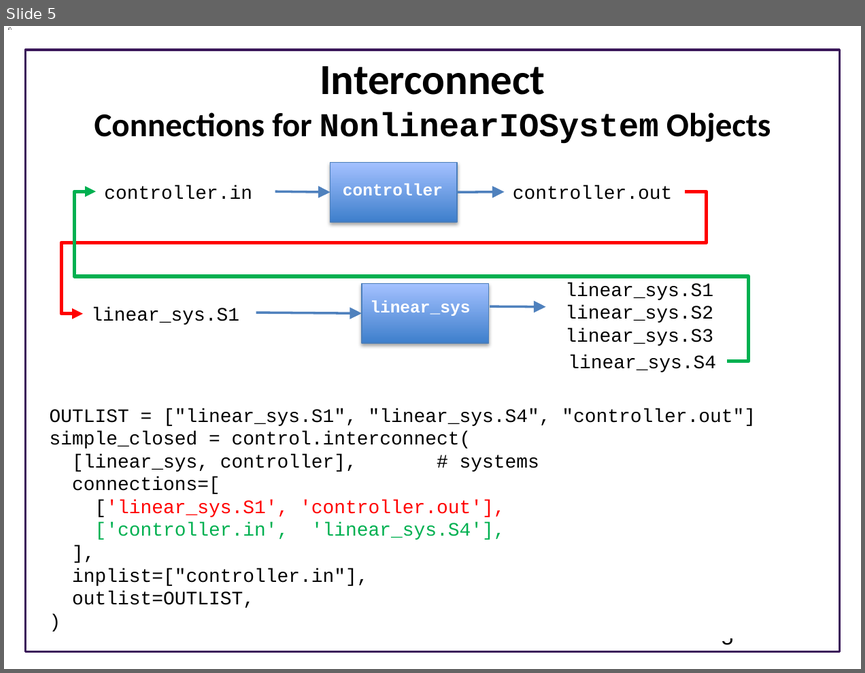
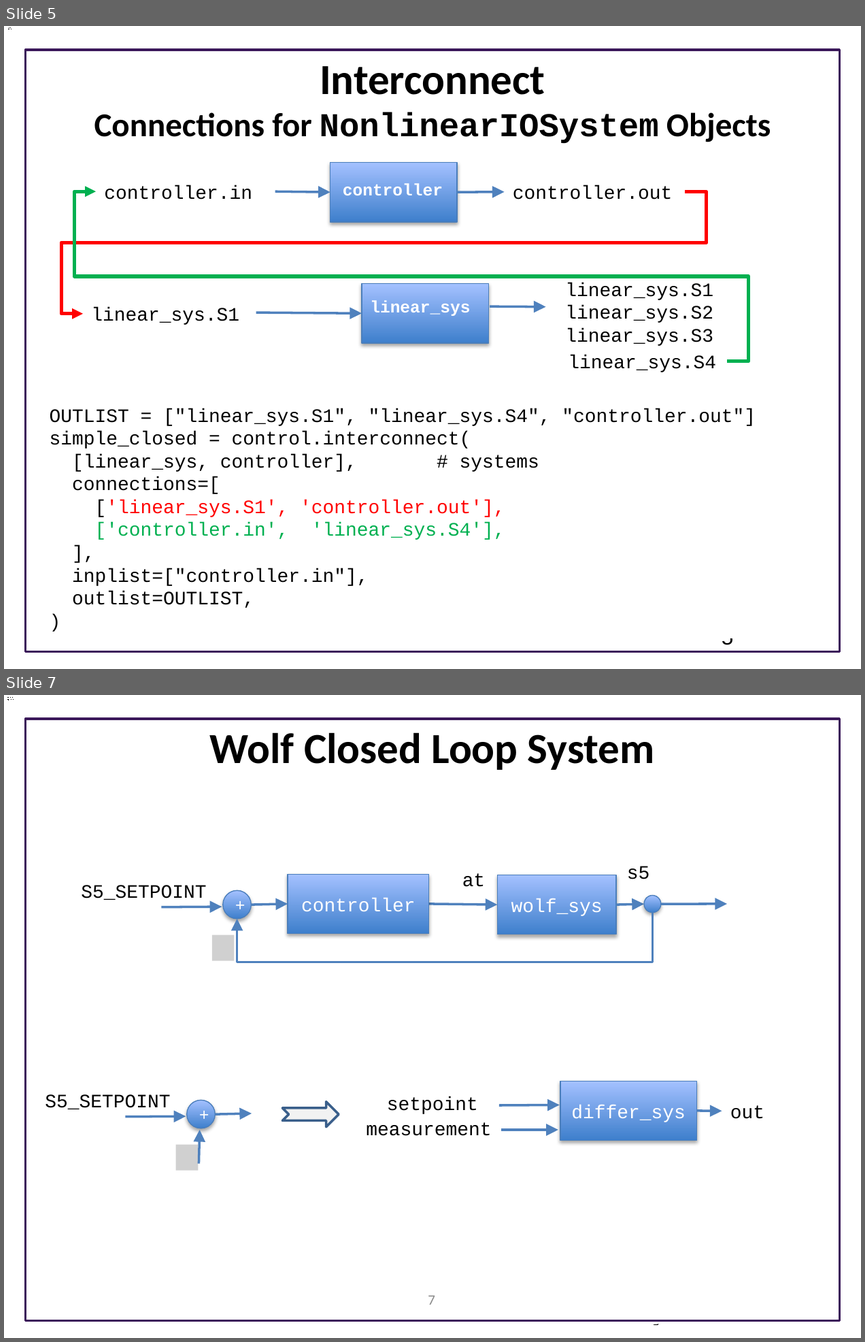
Before and after one commit to joseph-hellerstein/advanced-controls-lectures, a slide deck: classes/winter_2023/lectures/lecture_06-building-closed-loop-testbed/building_closed_loop_testbed.pptx. Shown one above the other, each under a label of ours: slide 5 before the commit, slides 5 and 7 after it; the slides between them are not shown. The pictures are 865x673 and 865x1342 pixels, drawn with LibreOffice and Linux fonts; fonts in the diff are those of the drawing; grey boxes stand for pictures; background and template pictures are left out. Boxes give left, top, right and bottom in pixels: in the first picture for what was removed or moved away, otherwise in the second. Text is boxed around its words. In the diff, an @@ line names an element or a change of style, - is before the commit and + after.

```diff
--- a/classes/winter_2023/lectures/lecture_06-building-closed-loop-testbed/building_closed_loop_testbed.pptx
+++ b/classes/winter_2023/lectures/lecture_06-building-closed-loop-testbed/building_closed_loop_testbed.pptx
@@ slide 7 added at <box>4,695,861,1338</box>, background #FFFFFF; not listed: 1 template element that a slide beside it also shows @@
@@ title added at <box>210,732,655,770</box>, 36 pt, text #000000, bold @@
+Wolf Closed Loop System
@@ rectangle added at <box>288,874,429,933</box>, fill gradient #3F80CE to #A4C4FF, outline #4B7EBC 0.75 pt, 16 pt, text #FFFFFF @@
+controller
@@ text added at <box>462,873,485,887</box>, 16 pt, text #000000 @@
+at
@@ rectangle added at <box>498,875,617,934</box>, fill gradient #3F80CE to #A4C4FF, outline #4B7EBC 0.75 pt, 16 pt, text #FFFFFF @@
+wolf_sys
@@ text added at <box>627,866,649,879</box>, 16 pt, text #000000 @@
+s5
@@ text added at <box>81,885,206,900</box>, 16 pt, text #000000 @@
+S5_SETPOINT
@@ ellipse added at <box>222,890,251,919</box>, fill gradient #3F80CE to #A4C4FF, outline #4B7EBC 0.75 pt, 14 pt, text #FFFFFF @@
++
@@ ellipse added at <box>644,896,661,913</box>, fill gradient #3F80CE to #A4C4FF, outline #4B7EBC 0.75 pt @@
@@ arrow added from (162, 906) to (222, 906), #4F81BD 2 pt @@
@@ elbow arrow added from (653, 913) to (237, 919), #4F81BD 1.5 pt @@
@@ arrow added from (251, 905) to (288, 904), #4F81BD 2 pt @@
@@ arrow added from (429, 904) to (498, 905), #4F81BD 2 pt @@
@@ arrow added from (616, 905) to (644, 904), #4F81BD 2 pt @@
@@ arrow added from (661, 904) to (727, 904), #4F81BD 2 pt @@
@@ picture added at <box>212,935,235,961</box> @@
@@ rectangle added at <box>560,1081,696,1140</box>, fill gradient #3F80CE to #A4C4FF, outline #4B7EBC 0.75 pt, 16 pt, text #FFFFFF @@
+differ_sys
@@ text added at <box>45,1094,170,1109</box>, 16 pt, text #000000 @@
+S5_SETPOINT
@@ ellipse added at <box>186,1100,215,1129</box>, fill gradient #3F80CE to #A4C4FF, outline #4B7EBC 0.75 pt, 14 pt, text #FFFFFF @@
++
@@ notched right arrow added at <box>283,1101,339,1126</box>, fill #F2F2F2, outline #3A5F8C 2 pt @@
@@ text added at <box>387,1096,478,1114</box>, 16 pt, text #000000 @@
+setpoint
@@ arrow added from (126, 1117) to (186, 1116), #4F81BD 2 pt @@
@@ arrow added from (215, 1114) to (252, 1113), #4F81BD 2 pt @@
@@ text added at <box>366,1122,491,1136</box>, 16 pt, text #000000 @@
+measurement
@@ arrow added from (499, 1106) to (559, 1104), #4F81BD 2 pt @@
@@ arrow added from (696, 1110) to (722, 1110), #4F81BD 2 pt @@
@@ text added at <box>730,1105,764,1119</box>, 16 pt, text #000000 @@
+out
@@ arrow added from (198, 1164) to (199, 1130), #4F81BD 2 pt @@
@@ arrow added from (501, 1130) to (558, 1130), #4F81BD 2 pt @@
@@ picture added at <box>176,1144,198,1170</box> @@
@@ page number added at <box>428,1295,435,1304</box>, 12 pt, text #898989 @@
+7
```
Also in this commit, not shown: 1 slide changed, 1 other slide added, 8 other files.
